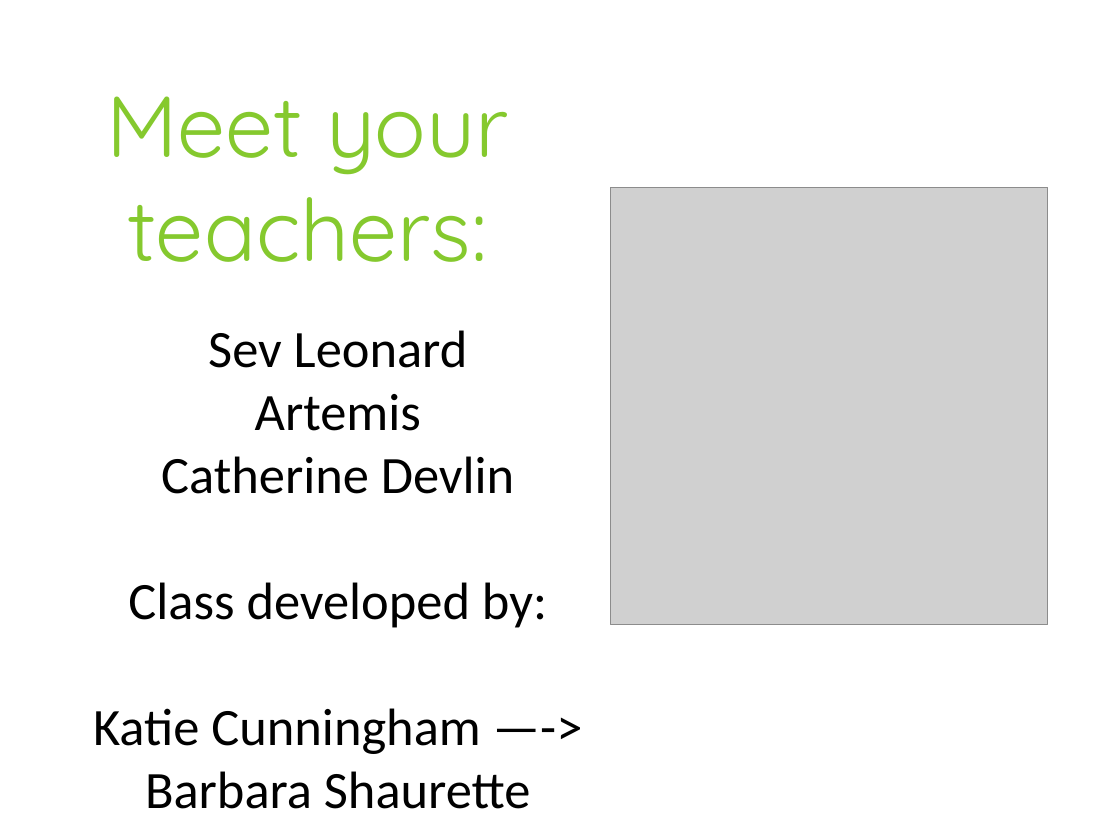
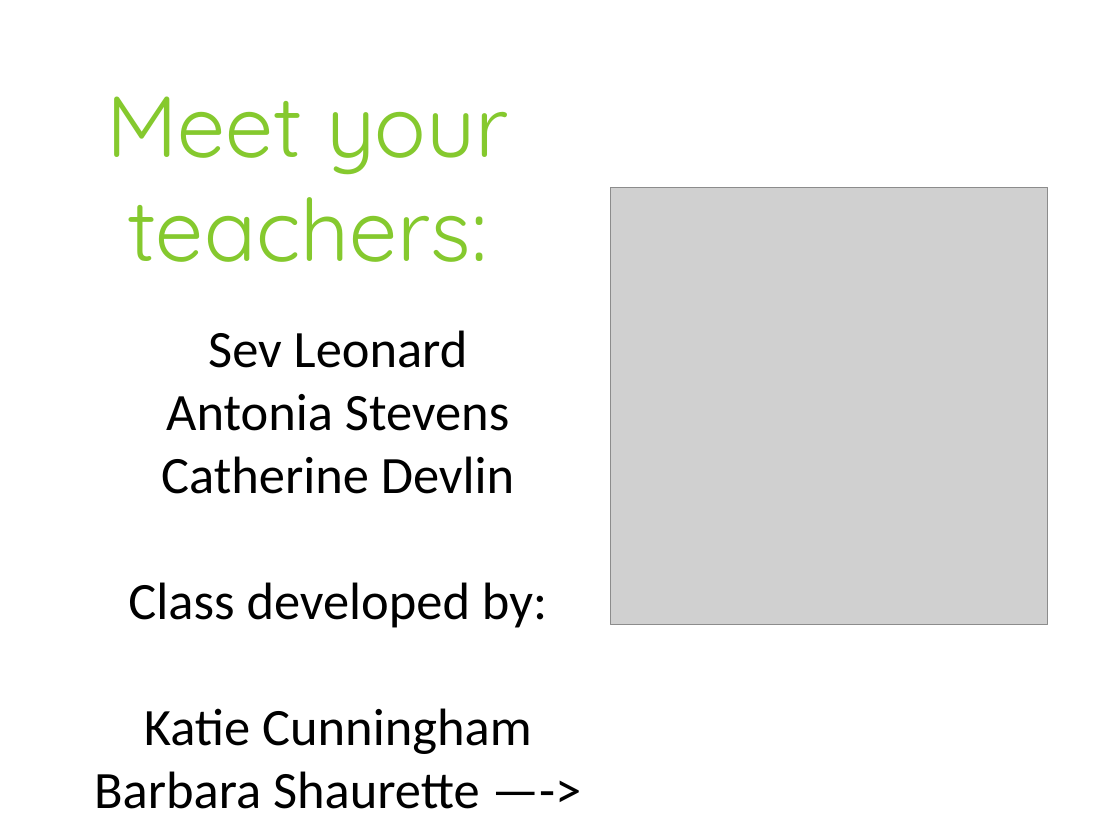
Before and after one commit to catherinedevlin/young-coders-tutorial, a slide deck: slide 2 of 2017/Beginner/YoungCoders_2017_beginner.pptx. Drawn at 1120x840 pixels with LibreOffice and Linux fonts; fonts in the diff are those of the drawing; grey boxes stand for pictures. Boxes give left, top, right and bottom in pixels: in the first picture for what was removed or moved away, otherwise in the second. Text is boxed around its words. In the diff, an @@ line names an element or a change of style, - is before the commit and + after.

Commit message:
Fixed Antonia's name

```diff
--- a/2017/Beginner/YoungCoders_2017_beginner.pptx
+++ b/2017/Beginner/YoungCoders_2017_beginner.pptx
@@ text at (166,394,509,431): text changed @@
-Artemis
+Antonia Stevens
@@ text at (94,708,531,809): text changed @@
-Katie Cunningham —->
-Barbara Shaurette
+Katie Cunningham
+Barbara Shaurette —->
```
Also in this commit, not shown: 2 other files.
